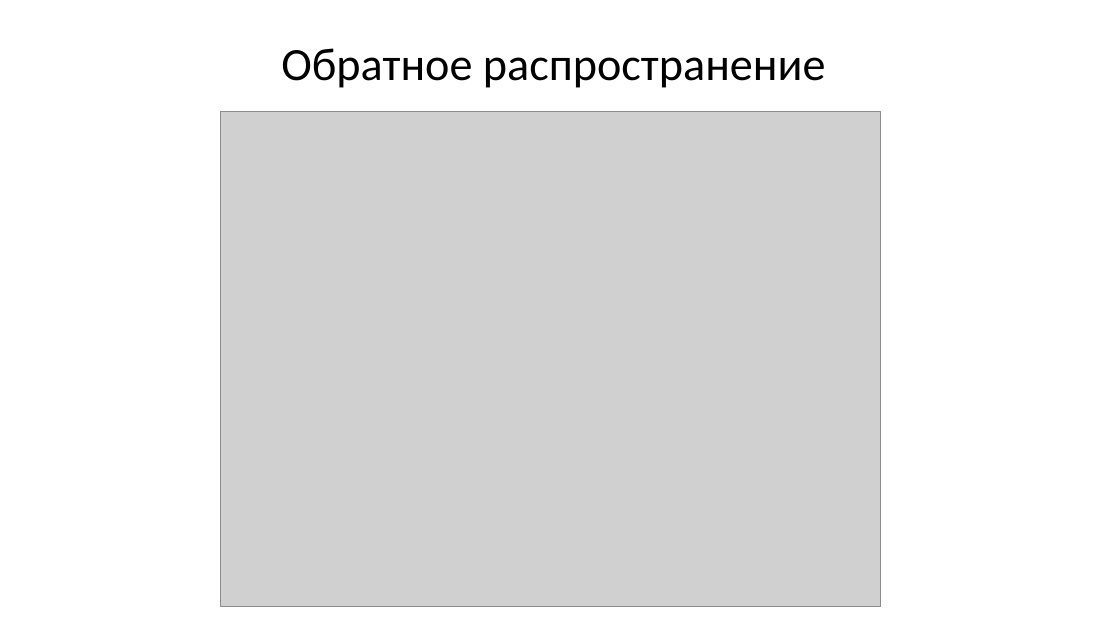
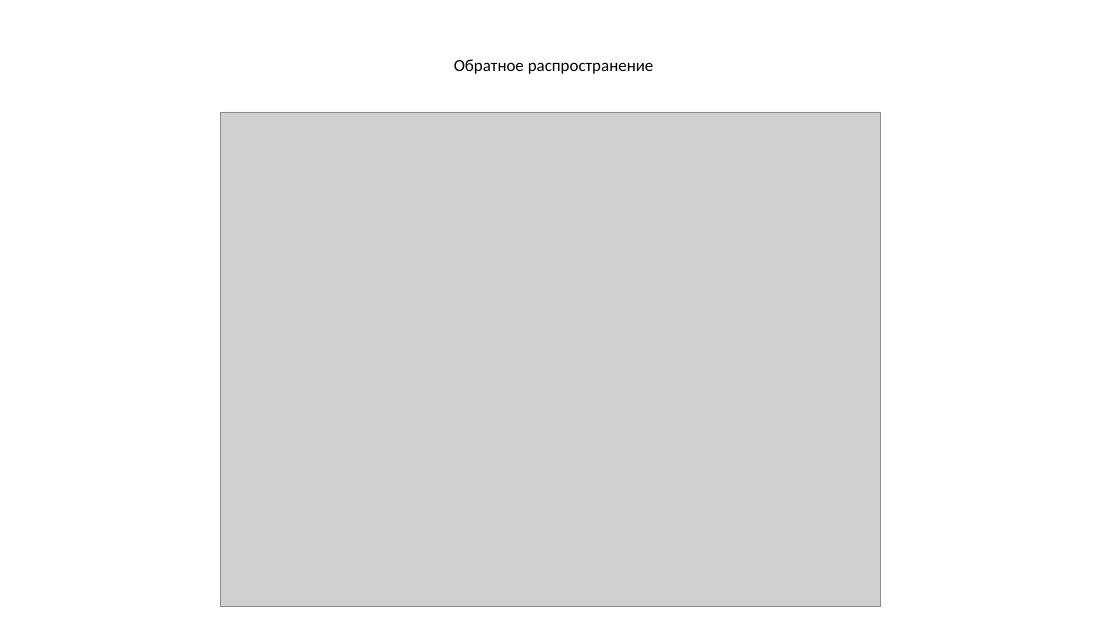
Before and after one commit to IMDxD/MLIsuct, a slide deck: slide 20 of fall2019/lecture8/Neural networks.pptx. Drawn at 1120x630 pixels with LibreOffice and Linux fonts; fonts in the diff are those of the drawing; grey boxes stand for pictures. Boxes give left, top, right and bottom in pixels: in the first picture for what was removed or moved away, otherwise in the second. Text is boxed around its words. In the diff, an @@ line names an element or a change of style, - is before the commit and + after.

```diff
--- a/fall2019/lecture8/Neural networks.pptx
+++ b/fall2019/lecture8/Neural networks.pptx
@@ text "Обратное распространение" at [454,59,654,74]: size 39.6 to 14.5 pt @@
```
Also in this commit, not shown: 13 other slides changed, 4 other files.
